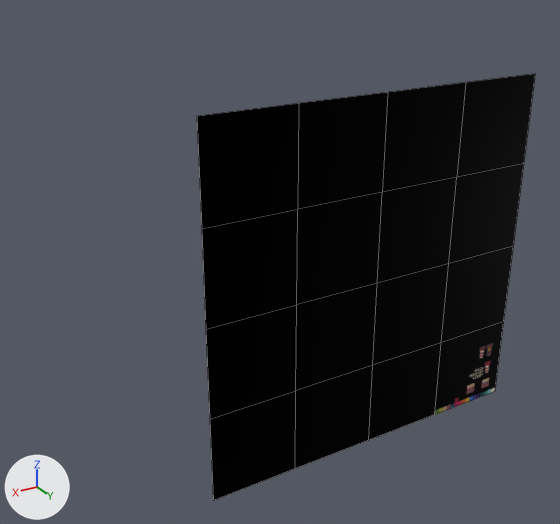
The Blender file Assets/__________Models/waterplane.blend, before and after one commit.
The view is the same before and after, from a 50 mm lens placed at (2.35, 2.93, 1.72), pointed at (-0.1, -1.16, -0.33). Lighting does not change. The marker at lower left points along +X, +Y and +Z. Mesh edges are drawn as thin lines.
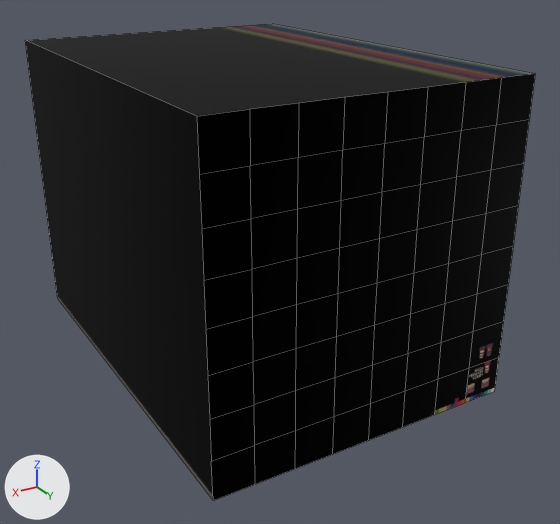
Where the change shows, as pixel boxes (x1, y1, x2, y2) in the pictures (560 x 524 px):
'Cube', reshaped, modifiers changed (51% wider, 12% taller): before (197, 74, 535, 500); after (25, 24, 535, 500)

What changed in the scene script:
```text
Change me_cube:
    used by ob_cube; location = (0.0, 0.0, 0.0)
    remove me_cube.from_pydata(...)  # 4 vertices, 1 face; spans x -1.0..1.0, y 0.0, z -1.0..1.0
    add me_cube.from_pydata(...)  # 85 vertices, 69 faces; spans x -1.0..1.0, y -2.78..0.0, z -1.0..1.0
    me_cube part 1
    1 face is deleted
    13 vertices are added at x -1.0..1.0, y -2.78..0.0, z -1.0..1.0
    9 new vertices lie (0.25, 0.0, 0.0) away from vertices in x -1.0..-0.75, y 0.0, z -1.0..1.0
    9 new vertices lie (0.25, 0.0, 0.0) away from vertices in x -0.75..-0.5, y 0.0, z -1.0..1.0
    9 new vertices lie (0.25, 0.0, 0.0) away from vertices in x -0.5..-0.25, y 0.0, z -1.0..1.0
    9 new vertices lie (0.25, 0.0, 0.0) away from vertices in x -0.25..0.0, y 0.0, z -1.0..1.0
    9 new vertices lie (0.25, 0.0, 0.0) away from vertices in x 0.0..0.25, y 0.0, z -1.0..1.0
    9 new vertices lie (0.25, 0.0, 0.0) away from vertices in x 0.25..0.5, y 0.0, z -1.0..1.0
    7 new vertices lie (0.25, 0.0, 0.0) away from vertices in x 0.5, y 0.0, z -0.75..0.75
    7 new vertices lie (0.25, 0.0, 0.0) away from vertices in x 0.75, y 0.0, z -0.75..0.75
    69 new faces join them
Change ob_cube:
    remove _m = ob_cube.modifiers.new('Subdivision', 'SUBSURF')
    remove _m.subdivision_type = 'SIMPLE'
    remove _m.levels = 5
    remove _m.render_levels = 5
```
